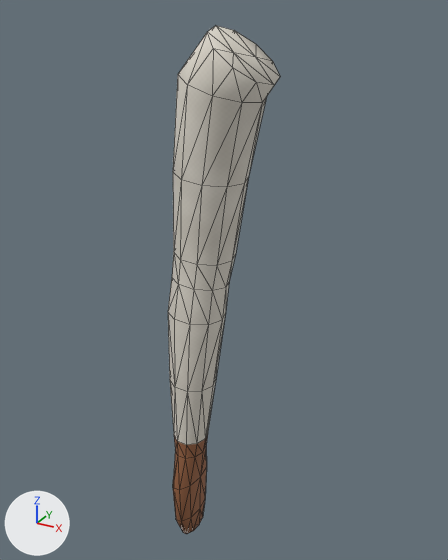
Renders of the OBJ model OpenGL/assets/models/persona_nino_partes/brazoder.obj from each side of a commit.
Before and after are seen from a camera (50 mm lens) standing at (0.227, -0.407, 0.032) and looking at (-0.004, 0.013, -0.178). The lights are fixed; the arrows at lower left show +X, +Y and +Z. The older version comes first. Mesh edges are drawn as thin lines. Where no turn or scale is listed for an object, it has been applied to the vertices.

In view in the first picture: 'BrazoDer'.
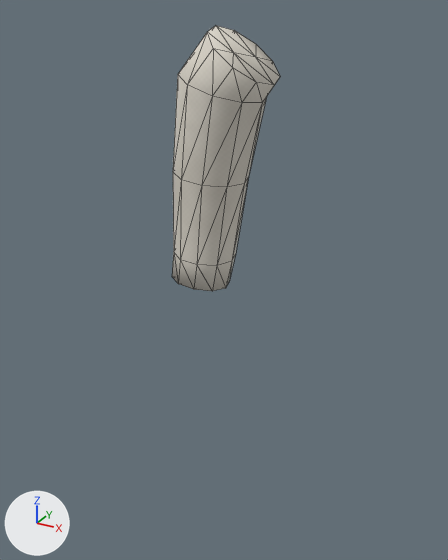
Boxes [x1, y1, x2, y2] around the edits, measured in the pictures (448 x 560 px):
'BrazoDer', reshaped (48% shorter)
    before: [168, 26, 280, 534]
    after: [172, 26, 280, 291]
part 1 of me_brazoder, cut back
    before: [168, 278, 229, 534]
part 2 of me_brazoder, surface changed (darker)
    both: [172, 257, 231, 291]

The edits, one by one:
me_brazoder is used by ob_brazoder; location (0.0, 0.0, 0.0).
me_brazoder had 124 vertices, 244 faces and spanned x -0.044..0.043, y -0.036..0.033, z -0.44..0.02.
me_brazoder now has 54 vertices, 104 faces and spans x -0.041..0.043, y -0.033..0.033, z -0.179..0.02.
Part 1, on me_brazoder:
72 vertices are removed from x -0.044..0.005, y -0.036..0.019, z -0.44..-0.202.
154 faces are deleted.
2 vertices are added at (-0.01, -0.008, -0.175), (-0.024, 0.003, -0.175).
14 new faces join them.
me_brazoder part 2: 78 kept faces spanning x -0.041..0.043, y -0.033..0.033, z -0.179..0.02 get new texture (UV) coordinates.
me_brazoder no longer uses material mat_piel_media (picture img_piel_media_png).
